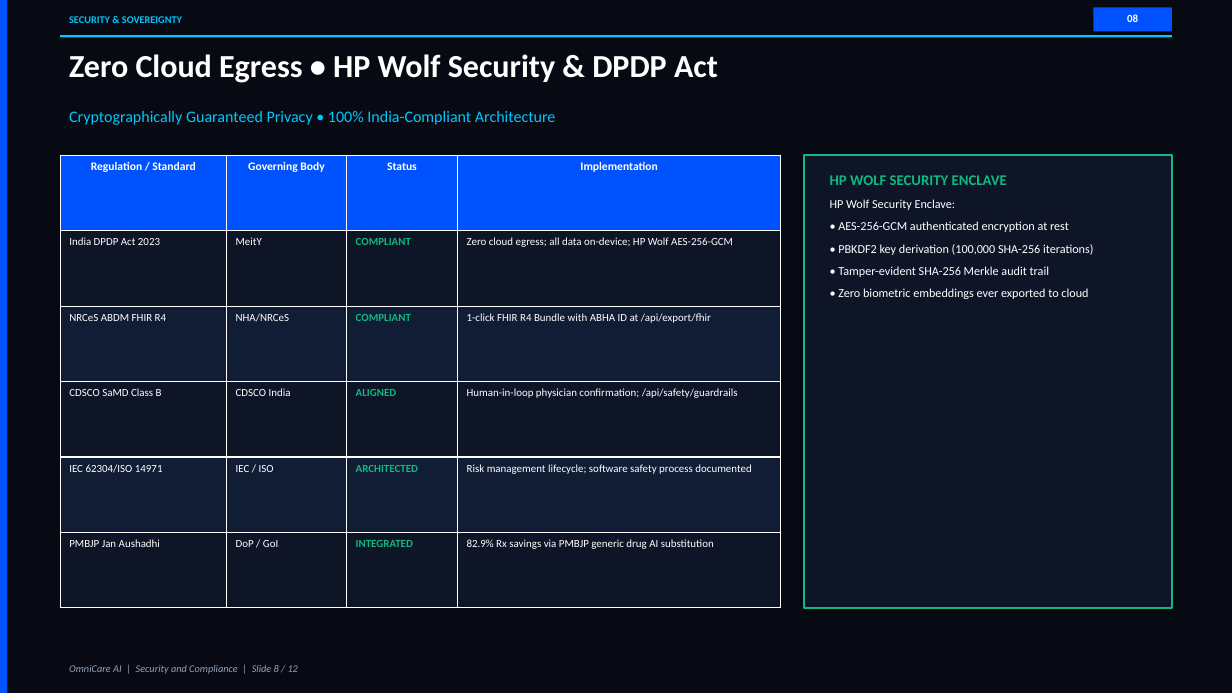
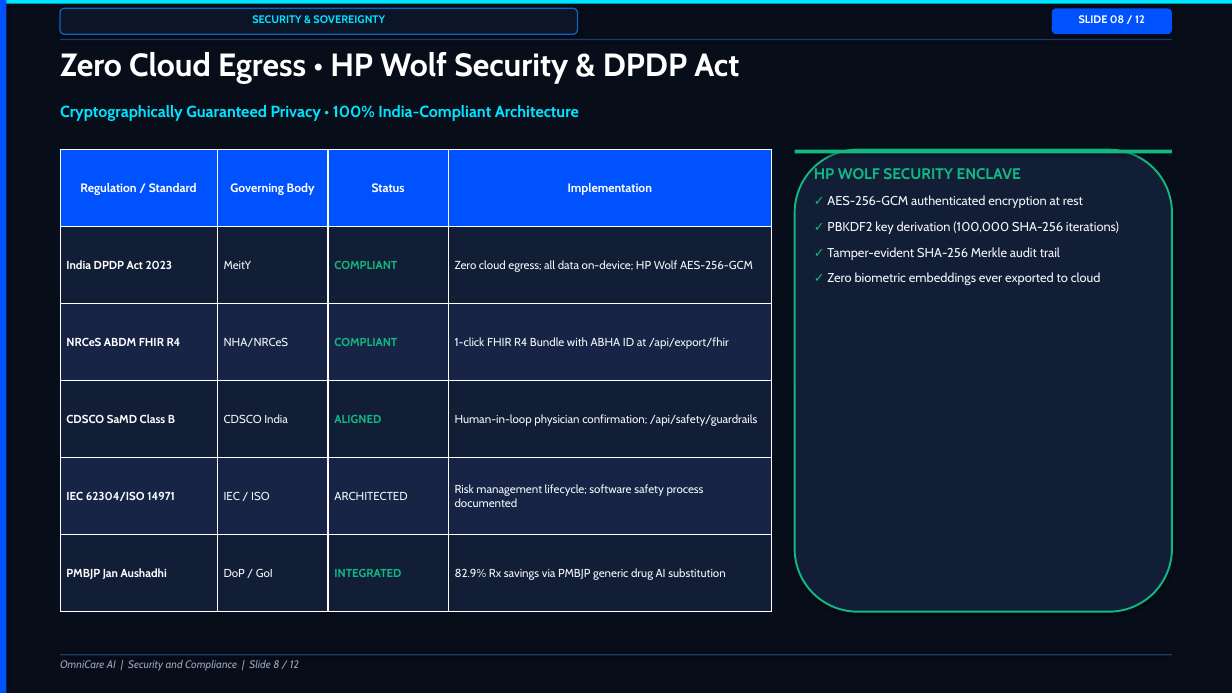
Before and after one commit to Advik-harsha/OmniCare-AI, a slide deck: slide 8 of submission_files/OmniCare_AI_Executive_Presentation.pptx. Drawn at 1232x693 pixels with LibreOffice and Linux fonts; fonts in the diff are those of the drawing. Boxes give left, top, right and bottom in pixels: in the first picture for what was removed or moved away, otherwise in the second. Text is boxed around its words. In the diff, an @@ line names an element or a change of style, - is before the commit and + after.

Commit message:
design(pitch): beautify presentation slides with modern high-contrast cards, segoe ui typography, and side-by-side cockpit layout

```diff
--- a/submission_files/OmniCare_AI_Executive_Presentation.pptx
+++ b/submission_files/OmniCare_AI_Executive_Presentation.pptx
@@ rectangle at <box>0,0,1232,693</box>: fill #070A13 to #080D1A @@
@@ rectangle added at <box>0,0,1232,4</box>, fill #00E5FF @@
@@ text "SECURITY & SOVEREIGNTY" at <box>252,15,385,23</box>: size 8 to 8.5 pt, font Calibri to Cabin, text colour #00C8FF to #00E5FF; alignment left to centre @@
@@ rounded rectangle added at <box>60,8,578,34</box>, fill #0C1428, outline #0A66C2 1 pt @@
@@ rounded rectangle added at <box>1052,8,1172,34</box>, fill #0052FF @@
@@ text at <box>1079,15,1145,23</box>: text changed; font Calibri to Cabin @@
-08
+SLIDE 08 / 12
@@ rectangle removed at <box>1093,7,1172,31</box> @@
@@ text "Zero Cloud Egress • HP ..." at <box>60,52,739,83</box>: font Calibri to Cabin @@
@@ rectangle: place and size @@
-rectangle at <box>60,35,1172,38</box>
+rectangle at <box>60,39,1172,40</box>
@@ rectangle at <box>60,39,1172,40</box>: fill #00C8FF to #1E3A6E @@
@@ text "Cryptographically Guaranteed Privacy • 100% ..." at <box>60,105,579,121</box>: font Calibri to Cabin, text colour #00C8FF to #00E5FF, bold on @@
@@ table at <box>60,150,772,612</box> @@
@@ fill #0D1527 to #121D36 in 12 cells @@
@@ fill #111C35 to #172445 in 8 cells @@
@@ size 9 to 9.5 pt in "Regulation / Standard", "Governing Body", "Status", "Implementation" @@
@@ font Calibri to Cabin @@
@@ size 8.5 to 9 pt in "India DPDP Act 2023", "MeitY", "COMPLIANT", "Zero cloud egress; all data on-device; HP ..." and 16 more places @@
@@ bold on in "India DPDP Act 2023", "NRCeS ABDM FHIR R4", "CDSCO SaMD Class B", "IEC 62304/ISO 14971" and 1 more places @@
@@ text colour #FFFFFF to #F1F5F9 in "MeitY", "Zero cloud egress; all data on-device; HP ...", "NHA/NRCeS", "1-click FHIR R4 Bundle with ABHA ID ..." and 6 more places @@
@@ text colour #10B981 to #F1F5F9, bold off in "ARCHITECTED" @@
@@ table: place and size @@
-table at <box>60,155,781,608</box>
+table at <box>60,150,772,612</box>
@@ rounded rectangle added at <box>795,150,1172,612</box>, fill #121D36, outline #10B981 1.5 pt @@
@@ rectangle added at <box>795,150,1172,153</box>, fill #10B981 @@
@@ rectangle removed at <box>804,155,1172,608</box> @@
@@ text "HP WOLF SECURITY ENCLAVE": place and size @@
-text "HP WOLF SECURITY ENCLAVE" at <box>830,175,1093,299</box>
+text "HP WOLF SECURITY ENCLAVE" at <box>814,166,1119,285</box>
@@ text at <box>814,166,1021,179</box>: size 11.5 to 12 pt, font Calibri to Cabin in "HP WOLF SECURITY ENCLAVE" @@
@@ text at <box>827,195,1119,285</box>: text changed; size 9.5 to 10 pt; font Calibri to Cabin; text colour #FFFFFF to #F1F5F9 @@
-HP Wolf Security Enclave:
-• AES-256-GCM authenticated encryption at rest
-• PBKDF2 key derivation (100,000 SHA-256 iterations)
-• Tamper-evident SHA-256 Merkle audit trail
-• Zero biometric embeddings ever exported to cloud
+✓ AES-256-GCM authenticated encryption at rest
+✓ PBKDF2 key derivation (100,000 SHA-256 iterations)
+✓ Tamper-evident SHA-256 Merkle audit trail
+✓ Zero biometric embeddings ever exported to cloud
@@ text "OmniCare AI | Security and ..." at <box>60,660,299,671</box>: size 8 to 8.5 pt, font Calibri to Cabin @@
@@ rectangle added at <box>60,654,1172,655</box>, fill #1E3A6E @@
```
Also in this commit, not shown: 11 other slides changed, 9 other files.
